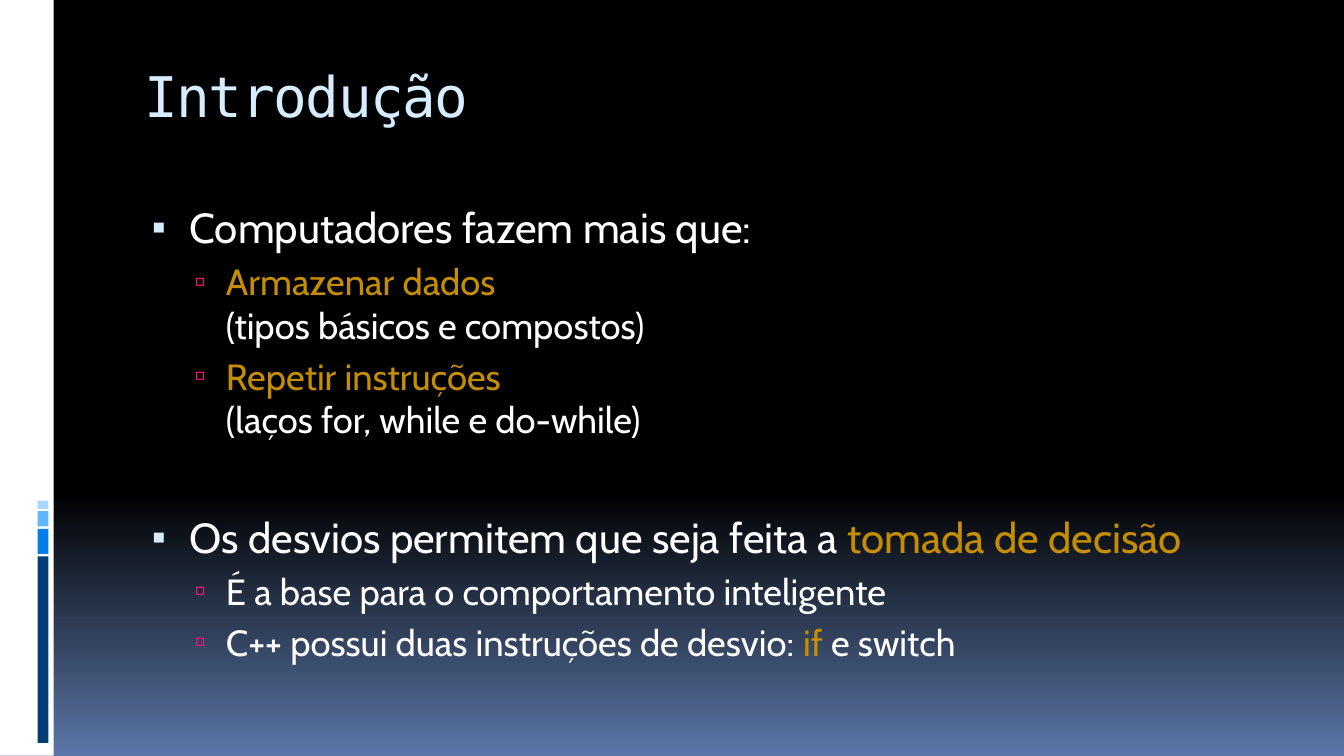
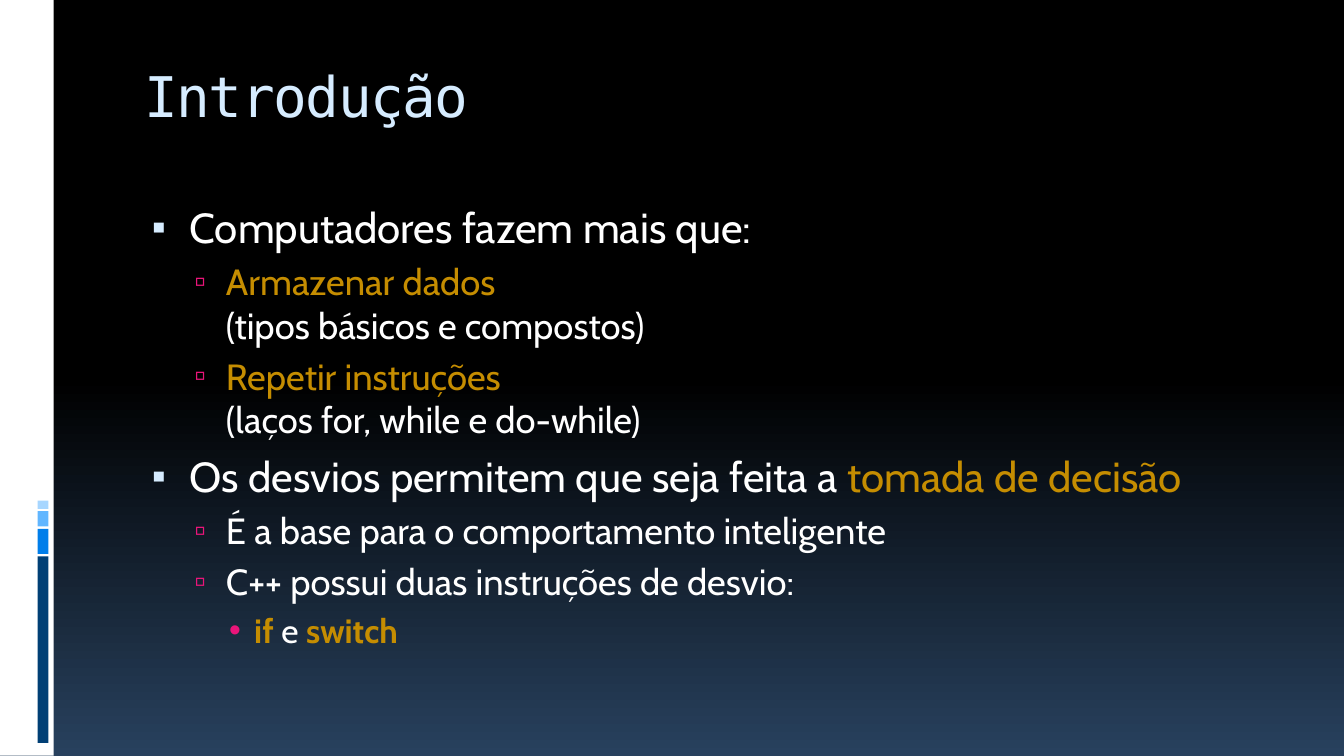
Before and after one commit to JudsonSS/ProgComp, a slide deck: slide 3 of Slides/20. Instrução de Desvio If.pptx. Drawn at 1344x756 pixels with LibreOffice and Linux fonts; fonts in the diff are those of the drawing. Boxes give left, top, right and bottom in pixels: in the first picture for what was removed or moved away, otherwise in the second. Text is boxed around its words. In the diff, an @@ line names an element or a change of style, - is before the commit and + after.

```diff
--- a/Slides/20. Instrução de Desvio If.pptx
+++ b/Slides/20. Instrução de Desvio If.pptx
@@ background gradient #000000 to #5B77A8 to gradient #000000 to #28415E @@
@@ text at (226, 567, 794, 644): text changed @@
-  ▫ C++ possui duas instruções de desvio: if e switch
+  ▫ C++ possui duas instruções de desvio:
+    • if e switch
```
Also in this commit, not shown: 20 other slides changed, 4 other files.
